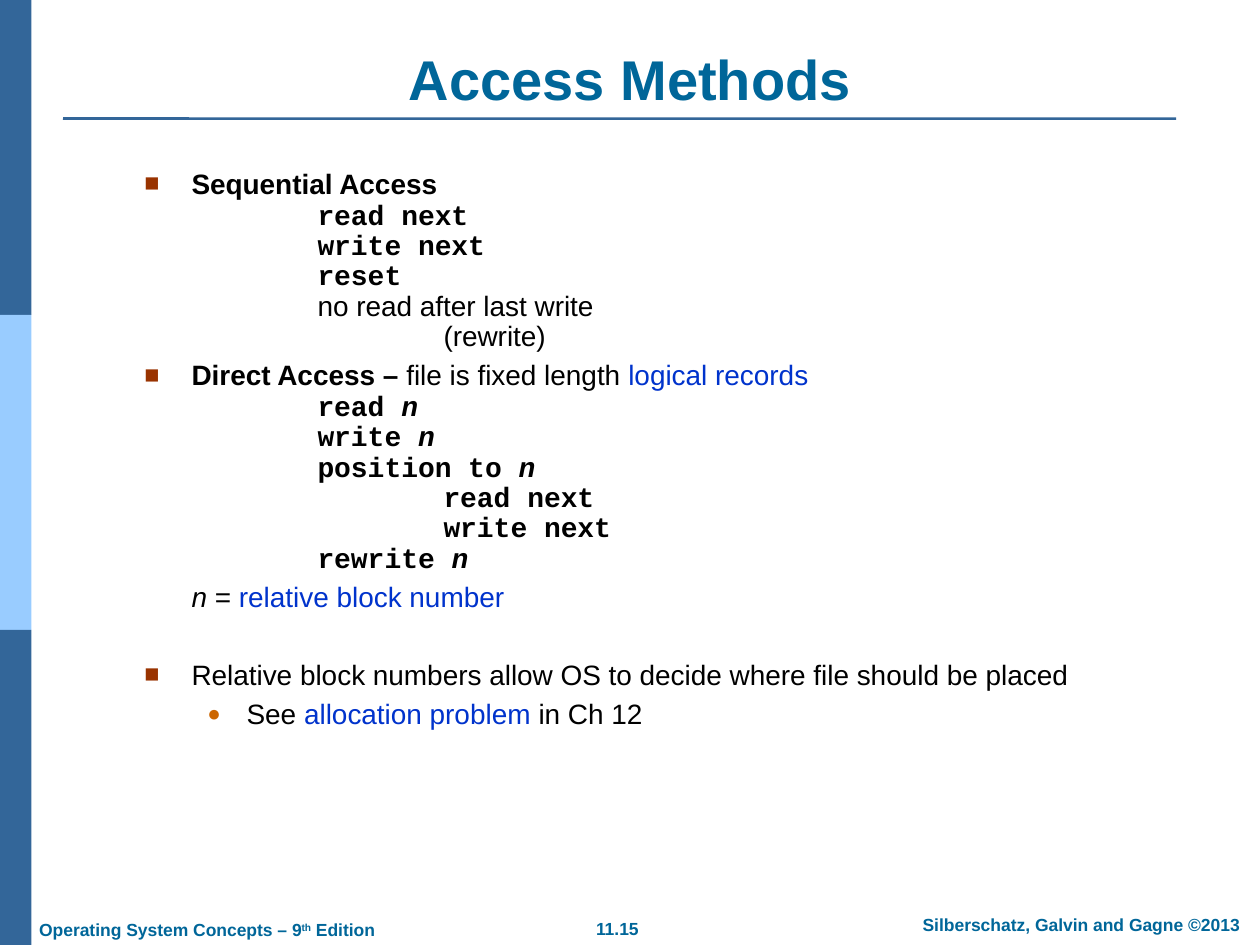
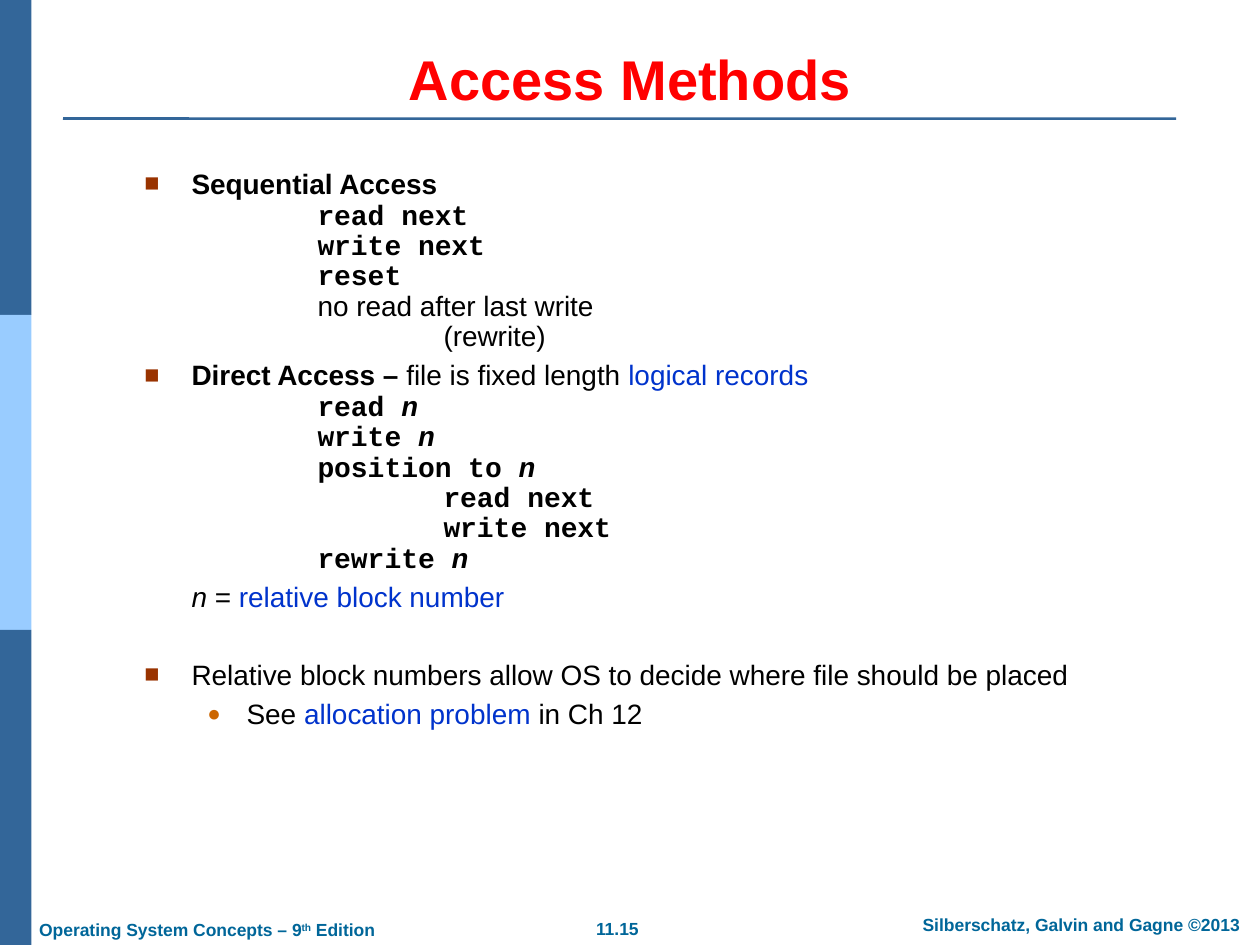
Before and after one commit to GeneralNitin/S4, a slide deck: slide 15 of S4/03. OS/PPTs/PPT-dir/ch11.ppt. Drawn at 1260x945 pixels with LibreOffice and Linux fonts; fonts in the diff are those of the drawing; background and template pictures are left out. Boxes give left, top, right and bottom in pixels: in the first picture for what was removed or moved away, otherwise in the second. Text is boxed around its words. In the diff, an @@ line names an element or a change of style, - is before the commit and + after.

```diff
--- a/S4/03. OS/PPTs/PPT-dir/ch11.ppt
+++ b/S4/03. OS/PPTs/PPT-dir/ch11.ppt
@@ title "Access Methods" at [409, 59, 850, 101]: text colour #006699 to #FF0000 @@
```
Also in this commit, not shown: 3 other slides changed, 47 other files.
